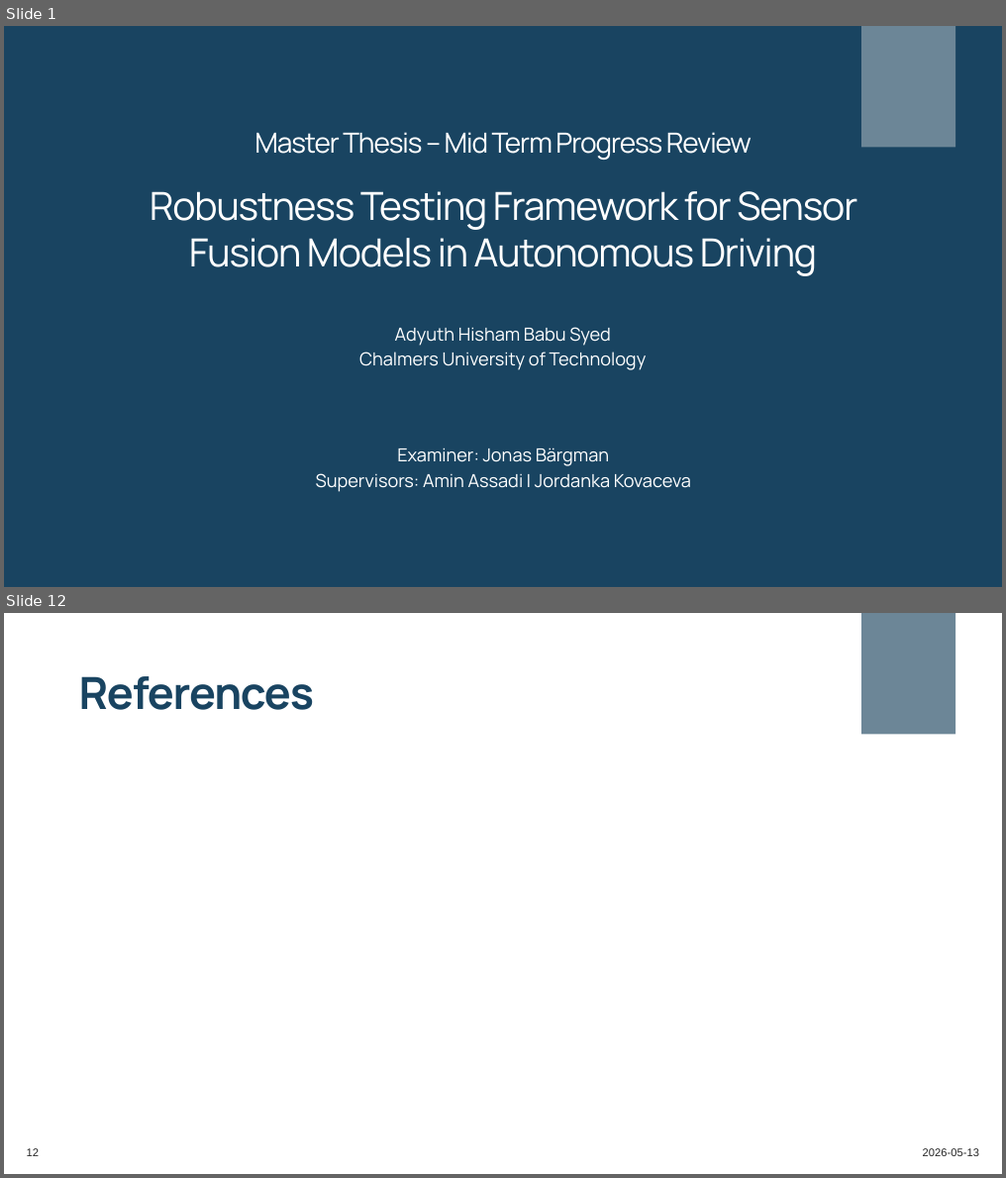
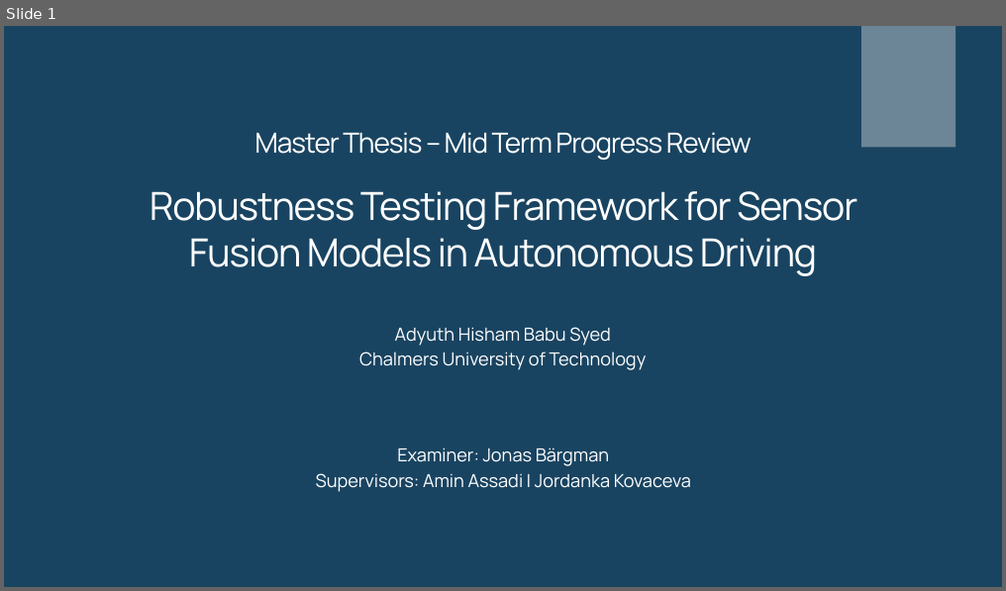
Before and after one commit to AdyuthHisham/Robustness-of-ASF, a slide deck: obsidianVault/MidTerm_Presentation.pptx. Shown one above the other, each under a label of ours: slides 1 and 12 before the commit, slide 1 after it; the slides between them are not shown. The pictures are 1006x1178 and 1006x591 pixels, drawn with LibreOffice and Linux fonts; fonts in the diff are those of the drawing; background and template pictures are left out. Boxes give left, top, right and bottom in pixels: in the first picture for what was removed or moved away, otherwise in the second. Text is boxed around its words. In the diff, an @@ line names an element or a change of style, - is before the commit and + after.

```diff
--- a/obsidianVault/MidTerm_Presentation.pptx
+++ b/obsidianVault/MidTerm_Presentation.pptx
@@ slide 12 removed at (x1=4, y1=613, x2=1002, y2=1174), background #FFFFFF; not listed: 1 template element that a slide beside it also shows @@
@@ title removed at (x1=79, y1=676, x2=315, y2=710) @@
-References
@@ page number removed at (x1=27, y1=1149, x2=39, y2=1157) @@
-12
@@ text removed at (x1=923, y1=1149, x2=979, y2=1157) @@
-2026-05-13
```
Also in this commit, not shown: 9 slides changed, 1 slide added, 1 other slide removed, 24 other files.
